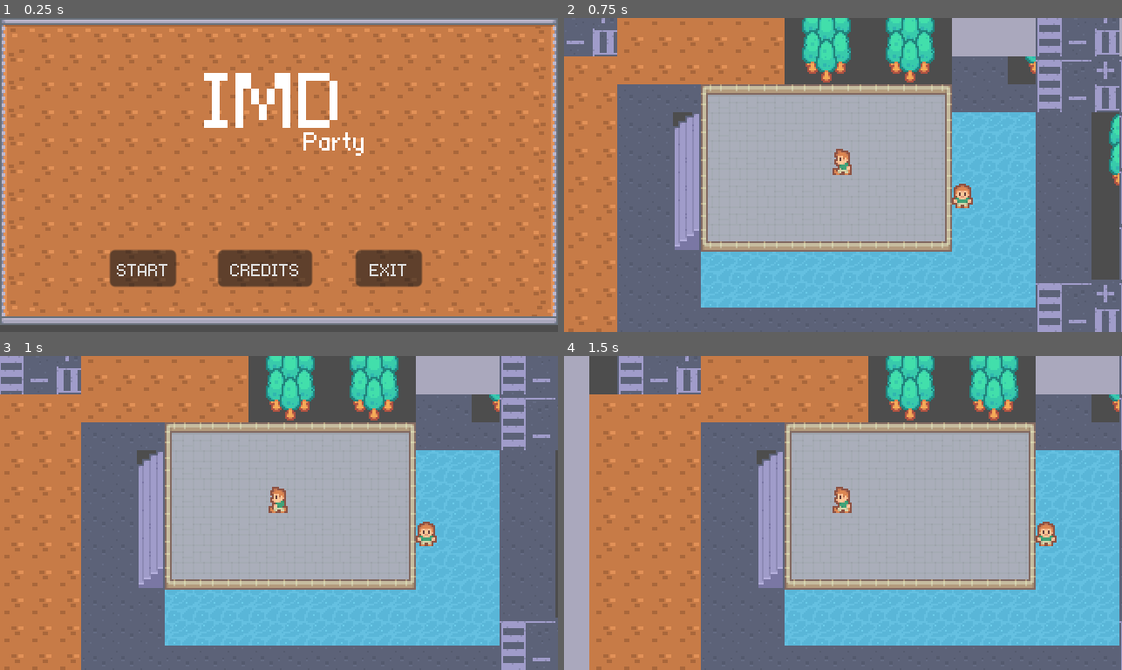
Above: before the commit, frames 1-4 (two rows, left to right).
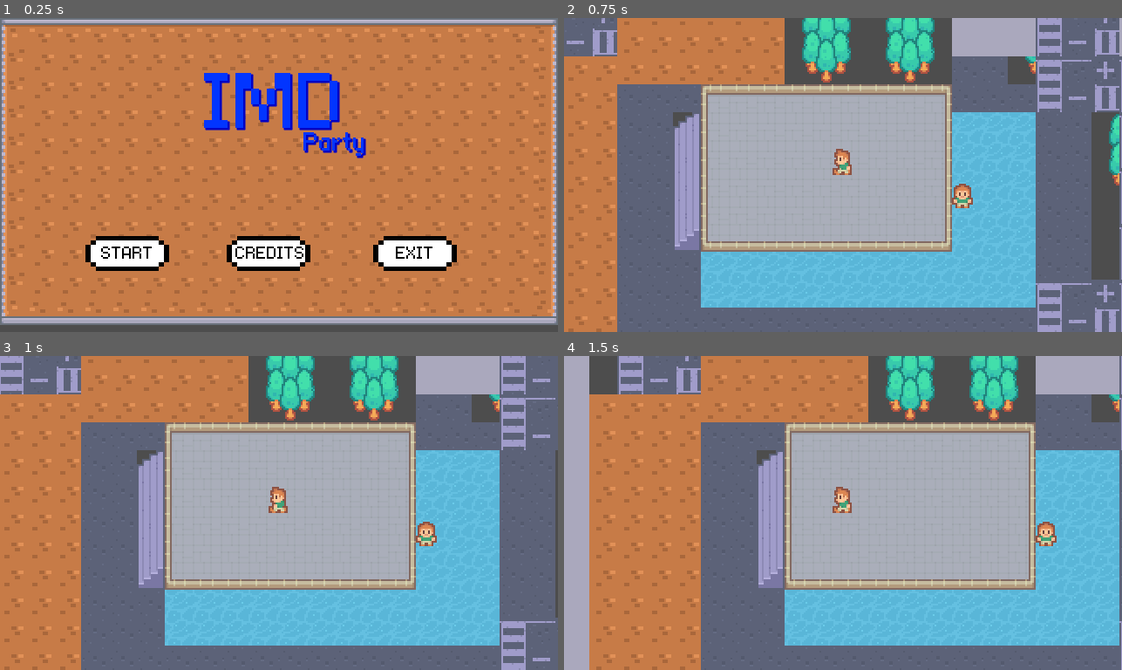
Above: after the commit, the same moments.

Repository: RickFqt/IMD-Party
Game: Godot game, scene res://levels/home_page.tscn
Two runs of this game, one before a commit and one after it. Both use one fixed random seed, a clock stepped at 60 frames per second and the inputs below.
Inputs:
- Up to frame 1 (0.25 s): no input
- Up to frame 2 (0.75 s): click "CREDITS" at 0.5 s
- Up to frame 3 (1 s): no input
- Up to frame 4 (1.5 s): tap Enter (roll_dice) at 1.25, 1.35 s; hold D (move_right) from 1.28 s (still down)

The runs differ from the first frame. In frame 1, 10% of the frame differs, in the area x 15-82%, y 17-86%; in frame 2, nothing differs; in frame 3, nothing differs; in frame 4, nothing differs.

Commit message:
added style to the buttons

Diff:
--- a/levels/HUD.tscn
+++ b/levels/HUD.tscn
@@ -1,7 +1,8 @@
-[gd_scene load_steps=3 format=3 uid="uid://brk5oblqbj4m4"]
+[gd_scene load_steps=4 format=3 uid="uid://brk5oblqbj4m4"]
 
 [ext_resource type="Script" path="res://levels/HUD.gd" id="1_a55s4"]
 [ext_resource type="FontFile" uid="uid://y3w3pfsp0bab" path="res://assets/at01.ttf" id="2_jcx56"]
+[ext_resource type="Texture2D" uid="uid://dihun7xhqgrj7" path="res://assets/button.png" id="3_gh7du"]
 
 [node name="HUD" type="CanvasLayer"]
 follow_viewport_enabled = true
@@ -12,6 +13,8 @@
 offset_top = 15.0
 offset_right = 198.0
 offset_bottom = 75.0
+theme_override_colors/font_color = Color(0.00784314, 0.207843, 1, 1)
+theme_override_colors/font_shadow_color = Color(0, 0, 0.772549, 1)
 theme_override_fonts/font = ExtResource("2_jcx56")
 theme_override_font_sizes/font_size = 72
 text = "IMD"
@@ -21,40 +24,78 @@
 offset_top = 60.0
 offset_right = 215.0
 offset_bottom = 86.0
+theme_override_colors/font_color = Color(0.00784314, 0.207843, 1, 1)
+theme_override_colors/font_shadow_color = Color(0, 0, 0.772549, 1)
 theme_override_fonts/font = ExtResource("2_jcx56")
 theme_override_font_sizes/font_size = 24
 text = "Party"
 
+[node name="Sprite2D" type="Sprite2D" parent="."]
+position = Vector2(73, 140)
+scale = Vector2(3, 2.5)
+texture = ExtResource("3_gh7du")
+
 [node name="StartButton" type="Button" parent="."]
-offset_left = 63.0
-offset_top = 133.0
-offset_right = 101.0
-offset_bottom = 154.0
+offset_left = 54.0
+offset_top = 123.0
+offset_right = 92.0
+offset_bottom = 144.0
+theme_override_colors/font_color = Color(0, 0, 0, 1)
+theme_override_colors/font_pressed_color = Color(0, 0, 0, 1)
+theme_override_colors/font_hover_color = Color(0, 0, 0, 1)
+theme_override_colors/font_focus_color = Color(0, 0, 0, 1)
+theme_override_colors/font_hover_pressed_color = Color(0, 0, 0, 1)
 theme_override_fonts/font = ExtResource("2_jcx56")
 theme_override_font_sizes/font_size = 0
 text = "START
 "
+flat = true
+
+[node name="Sprite2D3" type="Sprite2D" parent="."]
+position = Vector2(154, 140)
+scale = Vector2(3, 2.5)
+texture = ExtResource("3_gh7du")
+
+[node name="CreditsButton" type="Button" parent="."]
+offset_left = 128.0
+offset_top = 123.0
+offset_right = 182.0
+offset_bottom = 144.0
+theme_override_colors/font_color = Color(0, 0, 0, 1)
+theme_override_colors/font_pressed_color = Color(0, 0, 0, 1)
+theme_override_colors/font_hover_color = Color(0, 0, 0, 1)
+theme_override_colors/font_focus_color = Color(0, 0, 0, 1)
+theme_override_colors/font_hover_pressed_color = Color(0, 0, 0, 1)
+theme_override_fonts/font = ExtResource("2_jcx56")
+text = "CREDITS
+"
+flat = true
+
+[node name="Sprite2D2" type="Sprite2D" parent="."]
+position = Vector2(238, 140)
+scale = Vector2(3, 2.5)
+texture = ExtResource("3_gh7du")
 
 [node name="ExitButton" type="Button" parent="."]
-offset_left = 204.0
-offset_top = 133.0
-offset_right = 242.0
-offset_bottom = 154.0
+offset_left = 219.0
+offset_top = 123.0
+offset_right = 257.0
+offset_bottom = 144.0
+theme_override_colors/font_color = Color(0, 0, 0, 1)
+theme_override_colors/font_pressed_color = Color(0, 0, 0, 1)
+theme_override_colors/font_hover_color = Color(0, 0, 0, 1)
+theme_override_colors/font_focus_color = Color(0, 0, 0, 1)
+theme_override_colors/font_hover_pressed_color = Color(0, 0, 0, 1)
+theme_override_constants/outline_size = 0
 theme_override_fonts/font = ExtResource("2_jcx56")
 theme_override_font_sizes/font_size = 0
 text = "EXIT
 "
-
-[node name="CreditsButton" type="Button" parent="."]
-offset_left = 125.0
-offset_top = 133.0
-offset_right = 179.0
-offset_bottom = 154.0
-theme_override_fonts/font = ExtResource("2_jcx56")
-text = "CREDITS
-"
+flat = true
+icon_alignment = 1
+expand_icon = true
 
 [connection signal="pressed" from="StartButton" to="." method="_on_StartButton_pressed"]
 [connection signal="pressed" from="StartButton" to="." method="_on_start_button_pressed"]
+[connection signal="pressed" from="CreditsButton" to="." method="_on_CreditsButton_pressed"]
 [connection signal="pressed" from="ExitButton" to="." method="_on_ExitButton_pressed"]
-[connection signal="pressed" from="CreditsButton" to="." method="_on_CreditsButton_pressed"]
--- a/levels/home_page.tscn
+++ b/levels/home_page.tscn
@@ -255,20 +255,6 @@
 format = 2
 layer_0/name = "Back"
 layer_0/tile_data = PackedInt32Array(0, 1114130, 4, 1, 1179666, 4, 2, 1179666, 4, 3, 1179666, 4, 4, 1179666, 4, 5, 1179 …(4207 unchanged characters)…
-layer_1/name = "IMD"
-layer_1/enabled = true
-layer_1/modulate = Color(1, 1, 1, 1)
-layer_1/y_sort_enabled = false
-layer_1/y_sort_origin = 0
-layer_1/z_index = 0
-layer_1/tile_data = PackedInt32Array()
-layer_2/name = "Buttons"
-layer_2/enabled = true
-layer_2/modulate = Color(1, 1, 1, 1)
-layer_2/y_sort_enabled = false
-layer_2/y_sort_origin = 0
-layer_2/z_index = 0
-layer_2/tile_data = PackedInt32Array()
 
 [node name="HUD" parent="." instance=ExtResource("2_o2ekh")]
 
Binary file added: assets/button.png
Not shown, added: assets/button.png.import
